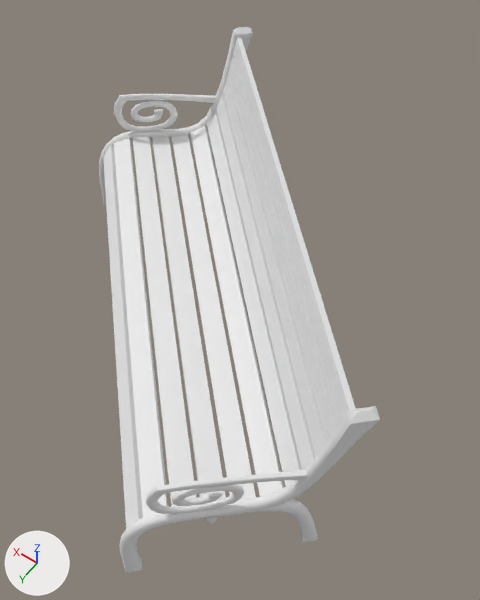
A saved change to the FBX model props/prop_static_55865.fbx.
Before and after are seen from a 50 mm lens placed at (-2.362, -37.416, 50.895), pointed at (-1.799, -38.204, 49.656). The axes (+X, +Y, +Z) are drawn at lower left. The lights are the same throughout. The first picture is the older version. Where no turn or scale is listed for an object, it has been applied to the vertices. Vertices at exactly the same position are counted once.

Names of what the first picture shows: 'prop_static_55865'.
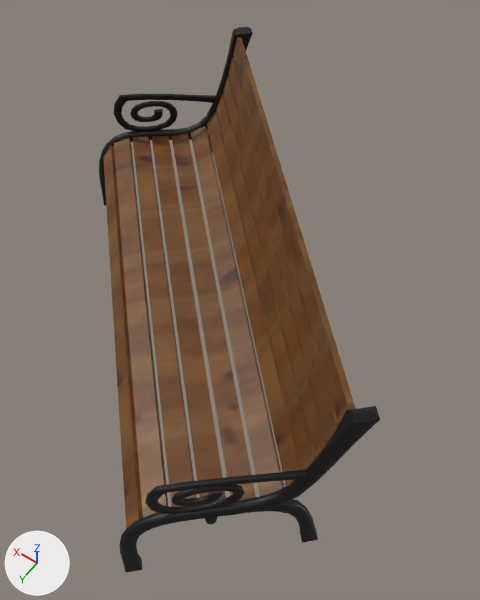
The newer file is also rescaled (x100.0), turned or shifted as a whole; pictures and numbers use the older file's frame.

Patch to the scene script:
```diff
--- a/props/prop_static_55865.fbx.py
+++ b/props/prop_static_55865.fbx.py
@@ img_prop_static_55865_atlas_png @@
+img_prop_static_55865_atlas_png = load_image('prop_static_55865_atlas.png', '../textures/prop_static_55865_atlas.png', 256, 256, 'sRGB')
@@ mat_prop_static_55865_atlas_mat @@
+mat_prop_static_55865_atlas_mat = principled_material('prop_static_55865_atlas_mat')
+mat_prop_static_55865_atlas_mat.texture = img_prop_static_55865_atlas_png
@@ me_models_surreal_parkbench_mdl_parkbench_smd @@
 me_models_surreal_parkbench_mdl_parkbench_smd.from_pydata(...)  # 2458 vertices, 4524 faces; spans x -0.573..0.573, y -0.573..0.573, z -0.276..0.276
 # used by ob_prop_static_55865; location = (-1.68, -38.186, 49.698)
+# me_models_surreal_parkbench_mdl_parkbench_smd part 1: all 4436 faces that had it switch from mat_materials_models_surreal_parkbench_metal_chrome_metal (white #e7e7e7) to mat_prop_static_55865_atlas_mat (picture img_prop_static_55865_atlas_png)
+# me_models_surreal_parkbench_mdl_parkbench_smd part 2: all 88 faces that had it switch from mat_materials_models_surreal_parkbench_surreal_boatwood (white #e7e7e7) to mat_prop_static_55865_atlas_mat (picture img_prop_static_55865_atlas_png)
+# me_models_surreal_parkbench_mdl_parkbench_smd part 3: texture (UV) coordinates of 4524 of 4524 faces, centred in x -0.567..0.569, y -0.567..0.569, z -0.261..0.272, changed; they spanned u -120792.0..137758.0, v -177332.0..106496.0 and now span u 0.0..1.0, v 0.0..1.0
```

Location of each change, [x1, y1, x2, y2] in pixels of the pictures (480 x 600 px):
'prop_static_55865', recoloured, surface changed (white to brown): [99, 27, 380, 572] in both
part 1 of me_models_surreal_parkbench_mdl_parkbench_smd, recoloured: [99, 27, 380, 572] in both
part 2 of me_models_surreal_parkbench_mdl_parkbench_smd, recoloured (white to brown): [103, 37, 356, 528] in both
part 3 of me_models_surreal_parkbench_mdl_parkbench_smd, surface changed (white to brown): [99, 27, 380, 572] in both
